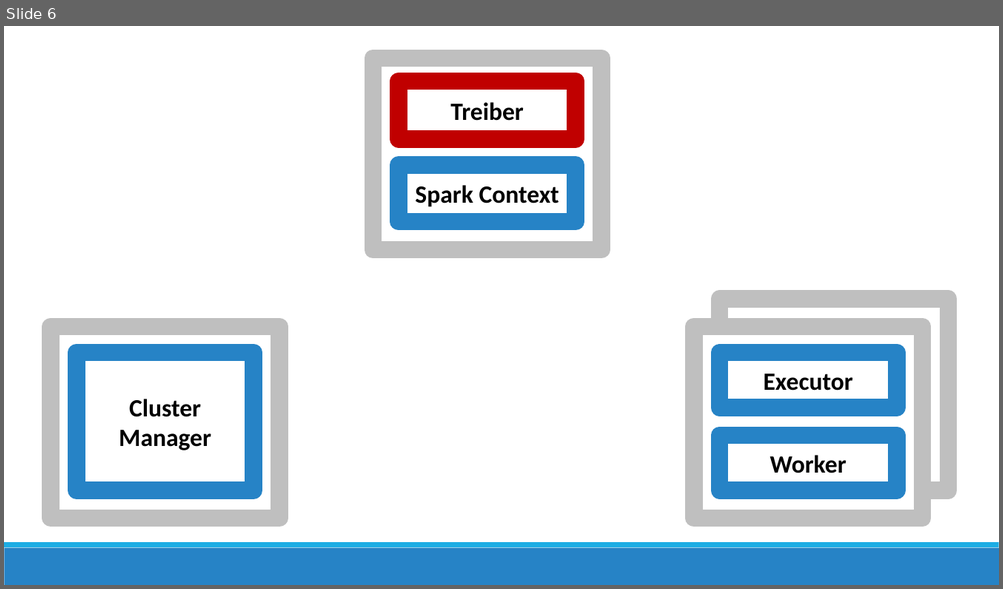
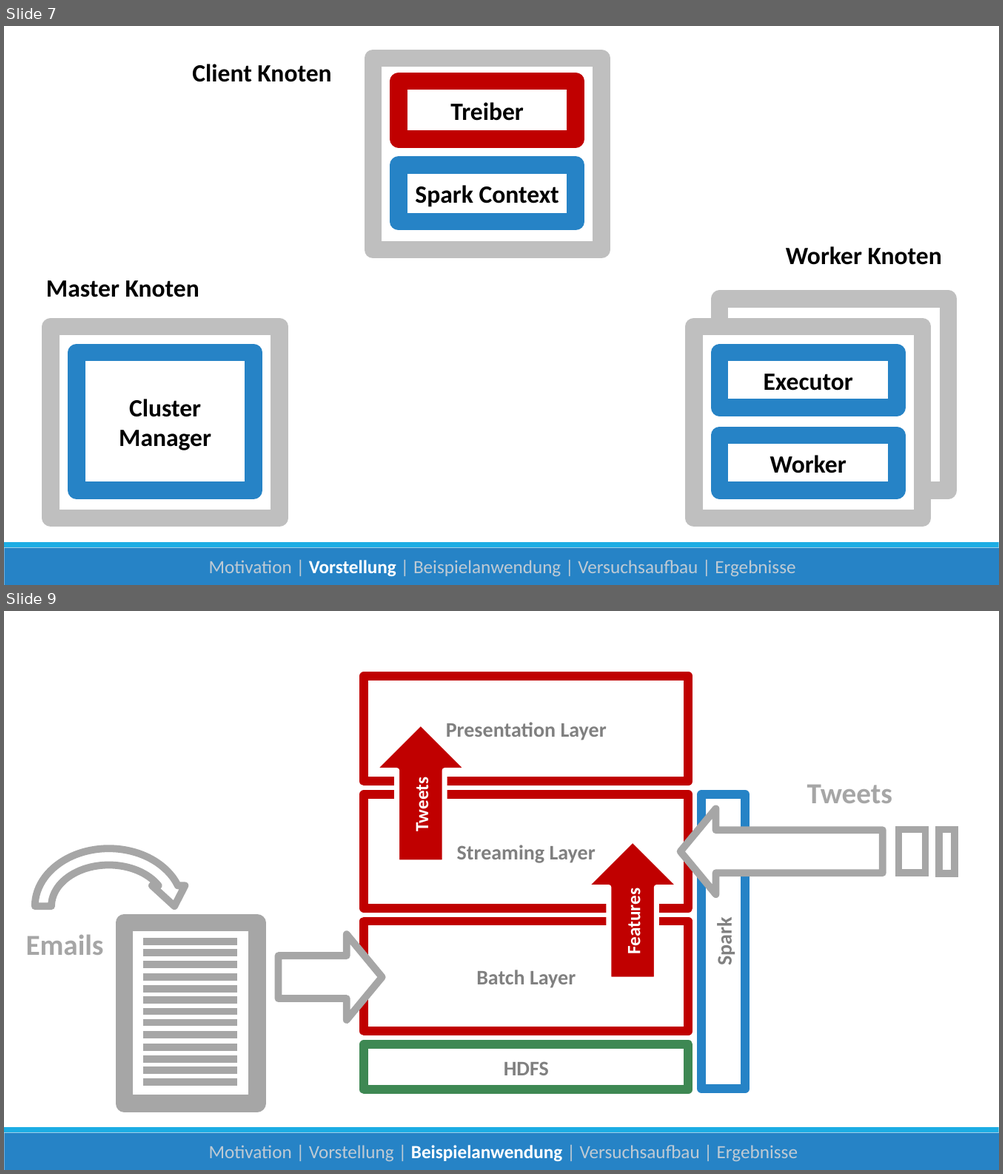
Before and after one commit to danck/bachelor_thesis, a slide deck: 0 - Entwürfe/Skalierbare Datenanalyse mit Apache Spark.pptx. Shown one above the other, each under a label of ours: slide 6 before the commit, slides 7 and 9 after it; the slides between them are not shown. The pictures are 1003x589 and 1003x1174 pixels, drawn with LibreOffice and Linux fonts; fonts in the diff are those of the drawing. Boxes give left, top, right and bottom in pixels: in the first picture for what was removed or moved away, otherwise in the second. Text is boxed around its words. In the diff, an @@ line names an element or a change of style, - is before the commit and + after.

```diff
--- a/0 - Entwürfe/Skalierbare Datenanalyse mit Apache Spark.pptx
+++ b/0 - Entwürfe/Skalierbare Datenanalyse mit Apache Spark.pptx
@@ slide 9 added at (4, 611, 999, 1170), background #FFFFFF at 52% opacity; not listed: 2 template elements that a slide beside it also shows @@
@@ rectangle added at (364, 676, 688, 781), fill #FFFFFF, outline #C00000 8.5 pt, 20 pt, text #808080, bold @@
+Presentation Layer
@@ rectangle added at (85, 729, 922, 768), fill #FFFFFF @@
@@ down arrow added at (373, 723, 468, 863), fill #C00000, outline #FFFFFF 5 pt, 18 pt, text #FFFFFF, bold @@
+Tweets
@@ text added at (807, 785, 892, 803), 28 pt, text #A6A6A6, bold @@
+Tweets
@@ rectangle added at (364, 795, 688, 908), fill #FFFFFF, outline #C00000 8.5 pt, 20 pt, text #808080, bold @@
+Streaming Layer
@@ right arrow added at (680, 809, 882, 894), fill #FFFFFF, outline #A6A6A6 7 pt @@
@@ rectangle added at (702, 795, 745, 1089), fill #FFFFFF, outline #2683C6 8.5 pt, 20 pt, text #808080, bold @@
+Spark
@@ rectangle added at (899, 829, 925, 873), fill #FFFFFF, outline #A6A6A6 7 pt @@
@@ rectangle added at (939, 829, 955, 874), fill #FFFFFF, outline #A6A6A6 7 pt @@
@@ circular arrow added at (26, 841, 190, 973), fill #FFFFFF, outline #A6A6A6 7 pt @@
@@ down arrow added at (584, 840, 680, 980), fill #C00000, outline #FFFFFF 5 pt, 18 pt, text #FFFFFF, bold @@
+Features
@@ rectangle added at (364, 921, 688, 1032), fill #FFFFFF, outline #C00000 8.5 pt, 20 pt, text #808080, bold @@
+Batch Layer
@@ text added at (26, 934, 104, 955), 28 pt, text #A6A6A6, bold @@
+Emails
@@ rectangle added at (124, 923, 257, 1103), fill #FFFFFF, outline #A6A6A6 16.75 pt @@
@@ right arrow added at (279, 935, 382, 1021), fill #FFFFFF, outline #A6A6A6 7 pt @@
@@ rectangle added at (364, 1045, 688, 1090), fill #FFFFFF, outline #3E8853 8.5 pt, 20 pt, text #808080, bold @@
+HDFS
@@ group added at (144, 943, 238, 1082): 13 lines @@
@@ text added at (209, 1145, 797, 1162), 18 pt, text #BECAD4 @@
+Motivation | Vorstellung | Beispielanwendung | Versuchsaufbau | Ergebnisse
@@ what was slide 6 is now slide 7 @@
@@ slide 7 changed as well @@
@@ text added at (192, 64, 331, 82), 24 pt, text #000000, bold @@
+Client Knoten
@@ text added at (785, 247, 942, 265), 24 pt, text #000000, bold @@
+Worker Knoten
@@ text added at (46, 281, 199, 298), 24 pt, text #000000, bold @@
+Master Knoten
@@ text added at (209, 560, 795, 577), 18 pt, text #BECAD4 @@
+Motivation | Vorstellung | Beispielanwendung | Versuchsaufbau | Ergebnisse
```
Also in this commit, not shown: 5 other slides changed, 9 other slides added, 2 slides removed.
